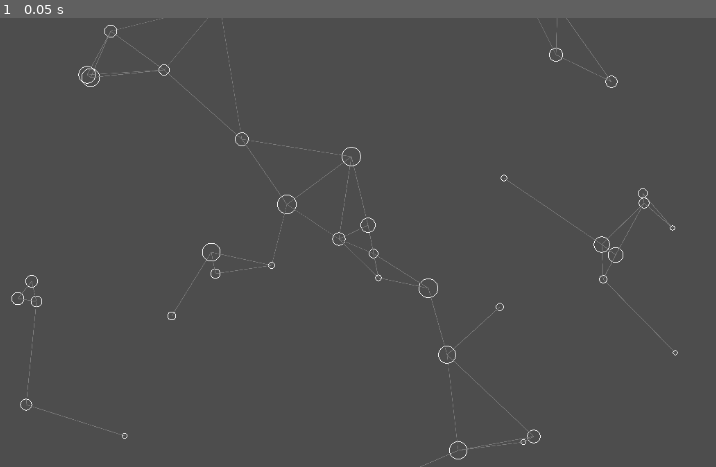
Above: before the commit, frame 1.
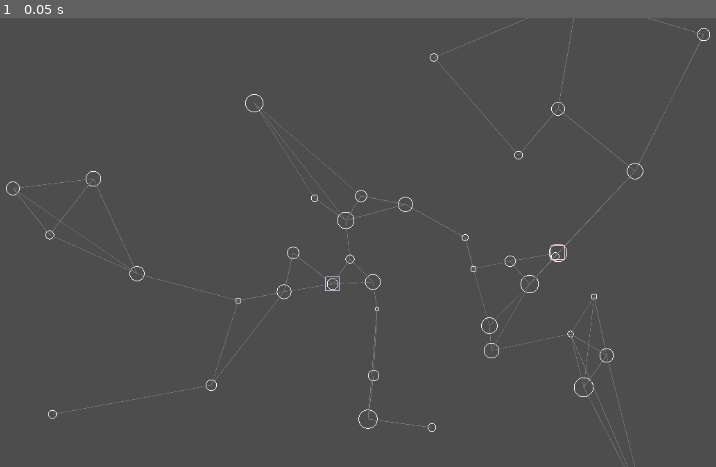
Above: after the commit, the same moment.

Repository: Trylobot/space_strategy_game
Game: Godot game, scene res://main.tscn
The game is run twice, just before and just after one commit, with the same random seed, the same clock (stepped at 60 frames per second) and the same inputs. Before the commit the project starts from res://starfield.tscn.
Inputs:
- Up to frame 1 (0.05 s): no input

The runs differ from the first frame. In frame 1, 1.9% of the frame differs, in the area x 0-100%, y 0-100%.

Commit message:
faction, unit added

Diff:
--- /dev/null
+++ b/faction.gd
@@ -0,0 +1,29 @@
+extends Node2D
+
+const STARTING_UNITS = ["colony_ship"]
+
+@onready var unit_scene = load("res://unit.tscn")
+
+
+#var name = "Example Faction"
+var color = Color(1,1,1)
+
+# Called when the node enters the scene tree for the first time.
+func _ready() -> void:
+	pass # Replace with function body.
+
+
+# Called every frame. 'delta' is the elapsed time since the previous frame.
+func _process(delta: float) -> void:
+	pass
+
+func spawn_starting_units( starmap ):
+	for unit_type in STARTING_UNITS:
+		var unit = unit_scene.instantiate()
+		unit.unit_type = unit_type
+		unit.position = starmap.get_child( randi() % starmap.get_children().size() ).position
+		$Units.add_child( unit )
+	pass
+
+func get_units():
+	return $Units.get_children()
--- /dev/null
+++ b/faction.tscn
@@ -0,0 +1,8 @@
+[gd_scene load_steps=2 format=3 uid="uid://c0ou5v2a77cno"]
+
+[ext_resource type="Script" path="res://faction.gd" id="1_0yppl"]
+
+[node name="Faction" type="Node2D"]
+script = ExtResource("1_0yppl")
+
+[node name="Units" type="Node" parent="."]
--- a/starfield.gd
+++ b/main.gd
@@ -8,18 +8,30 @@
 const MAP_WIDTH = 1024
 const MAP_HEIGHT = 768
 
+const FACTION_COUNT = 2
+const FACTION_COLORS = [Color( 1, 0.8, 0.8 ), Color( 0.8, 0.8, 1 )]
+
 var default_font = ThemeDB.fallback_font
 var default_font_size = ThemeDB.fallback_font_size
 
 @onready var star_scene = load("res://star.tscn")
 @onready var spacelane_scene = load("res://spacelane.tscn")
+@onready var faction_scene = load("res://faction.tscn")
+@onready var unit_scene = load("res://unit.tscn")
 
 #var stars = []
 #var star_lanes = []
 
+
+
 func _ready():
 	randomize() # Seed the random number generator
+
 	generate_stars()
+
+	add_factions()
+	spawn_starting_units()
+
 	#update()
 	pass
 
@@ -28,6 +40,9 @@
 		draw_circle( star.position, star.size, STAR_COLOR, false )
 	for spacelane in $Spacelanes.get_children():
 		draw_line( $Starmap.get_child(spacelane.s0).position, $Starmap.get_child(spacelane.s1).position, STARLANE_COLOR, 0.25, true )
+	for faction in $Factions.get_children():
+		for unit in faction.get_units():
+			draw_rect(Rect2(unit.position + Vector2(-10,-10), Vector2(20,20)), faction.color, false)
 	#draw_string(default_font, Vector2.ZERO, "0,0", HORIZONTAL_ALIGNMENT_LEFT, -1, default_font_size)
 	#draw_string(default_font, Vector2(-0.5 * MAP_WIDTH, -0.5 * MAP_HEIGHT), ",0", HORIZONTAL_ALIGNMENT_LEFT, -1, default_font_size)
 	pass
@@ -76,3 +91,16 @@
 
 func compare_star_distance(s0, s1):
 	return (s1.dist - s0.dist) > 0
+
+func add_factions():
+	for i in range(FACTION_COUNT):
+		var faction = faction_scene.instantiate()
+		faction.name = "Faction %s" % i
+		faction.color = FACTION_COLORS[i]
+		$Factions.add_child( faction )
+	pass
+
+func spawn_starting_units():
+	for faction in $Factions.get_children():
+		faction.spawn_starting_units( $Starmap )
+	pass
--- /dev/null
+++ b/main.tscn
@@ -0,0 +1,16 @@
+[gd_scene load_steps=3 format=3 uid="uid://cdjci1lgmnok3"]
+
+[ext_resource type="Script" path="res://main.gd" id="1_uw6hu"]
+[ext_resource type="Script" path="res://camera_2d.gd" id="2_mg8b1"]
+
+[node name="Main" type="Node2D"]
+script = ExtResource("1_uw6hu")
+
+[node name="Camera2D" type="Camera2D" parent="."]
+script = ExtResource("2_mg8b1")
+
+[node name="Starmap" type="Node" parent="."]
+
+[node name="Spacelanes" type="Node" parent="."]
+
+[node name="Factions" type="Node" parent="."]
--- a/project.godot
+++ b/project.godot
@@ -11,6 +11,6 @@
 [application]
 
 config/name="space_strategy_game"
-run/main_scene="res://starfield.tscn"
+run/main_scene="res://main.tscn"
 config/features=PackedStringArray("4.3", "Forward Plus")
 config/icon="res://icon.svg"
--- a/starfield.tscn
+++ /dev/null
@@ -1,16 +0,0 @@
-[gd_scene load_steps=3 format=3 uid="uid://iq03ccqjq1jx"]
-
-[ext_resource type="Script" path="res://starfield.gd" id="1_6m8kl"]
-[ext_resource type="Script" path="res://camera_2d.gd" id="2_nnt7t"]
-
-[node name="Main" type="Node"]
-
-[node name="Starfield" type="Node2D" parent="."]
-script = ExtResource("1_6m8kl")
-
-[node name="Camera2D" type="Camera2D" parent="Starfield"]
-script = ExtResource("2_nnt7t")
-
-[node name="Starmap" type="Node" parent="Starfield"]
-
-[node name="Spacelanes" type="Node" parent="Starfield"]
--- /dev/null
+++ b/unit.gd
@@ -0,0 +1,13 @@
+extends Sprite2D
+
+#var faction
+var unit_type
+
+# Called when the node enters the scene tree for the first time.
+func _ready() -> void:
+	pass # Replace with function body.
+
+
+# Called every frame. 'delta' is the elapsed time since the previous frame.
+func _process(delta: float) -> void:
+	pass
--- /dev/null
+++ b/unit.tscn
@@ -0,0 +1,6 @@
+[gd_scene load_steps=2 format=3 uid="uid://d0vo6qslkwno7"]
+
+[ext_resource type="Script" path="res://unit.gd" id="1_ywmu3"]
+
+[node name="Unit" type="Sprite2D"]
+script = ExtResource("1_ywmu3")
